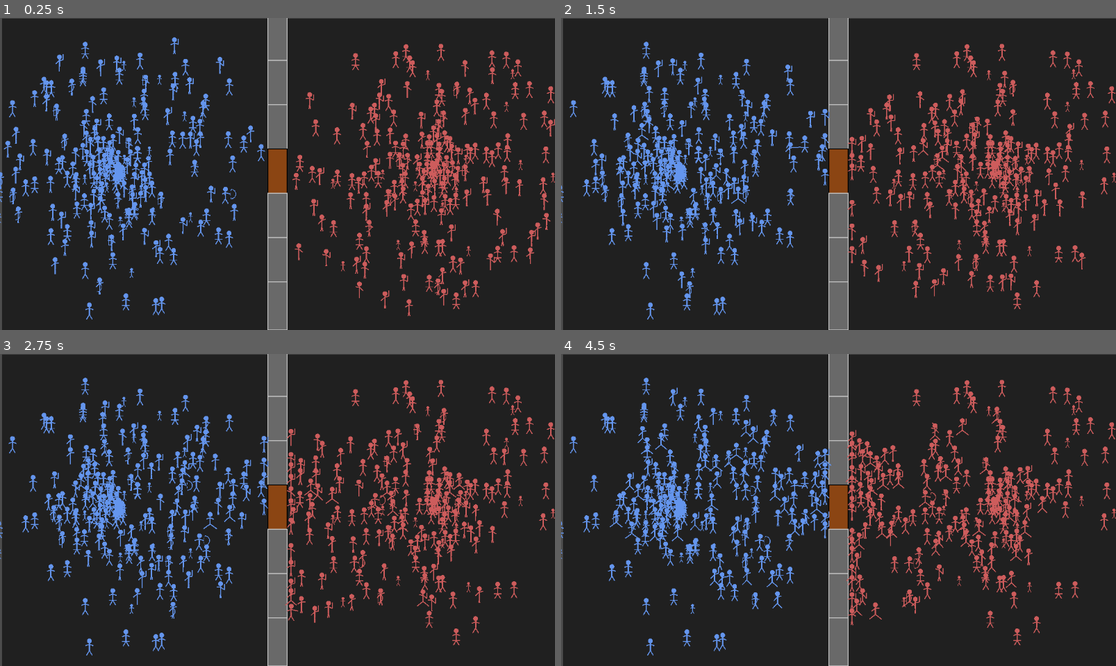
Above: before the commit, frames 1-4 (two rows, left to right).
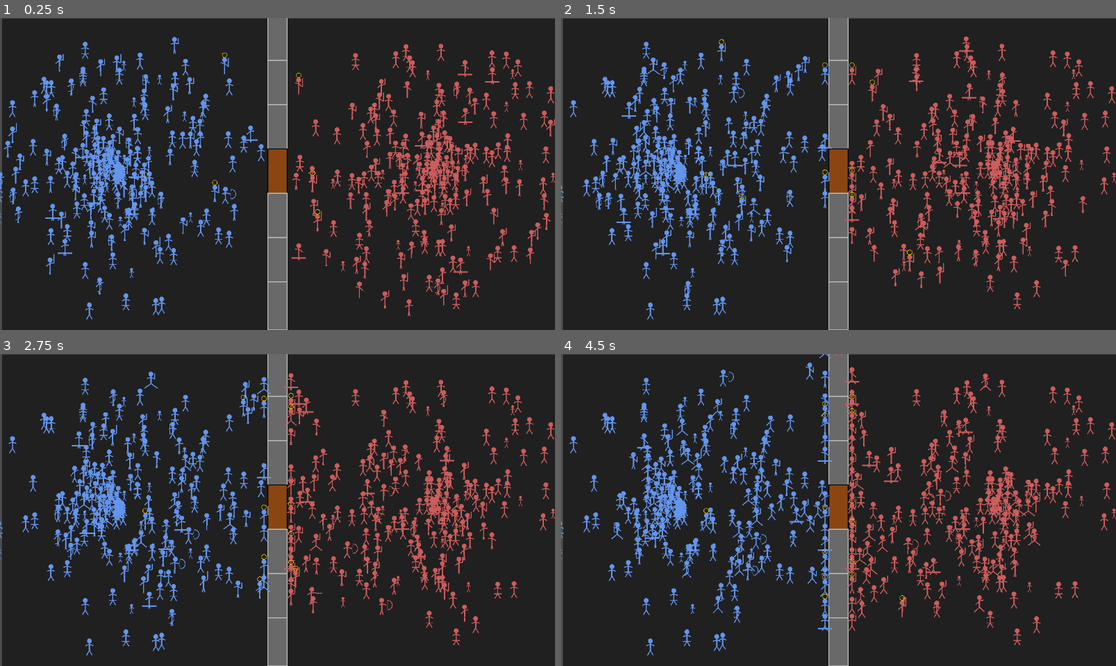
Above: after the commit, the same moments.

Repository: iss0wind-art/1st_game
Game: Godot game, scene res://scenes/Main.tscn
Same seed, same stepped clock (60 frames per second), same inputs: the game is played once before the commit and once after it.
Inputs:
- Up to frame 1 (0.25 s): no input
- Up to frame 2 (1.5 s): no input
- Up to frame 3 (2.75 s): no input
- Up to frame 4 (4.5 s): no input

The runs differ from the first frame. In frame 1, 1.0% of the frame differs, in the area x 1-91%, y 6-87%; in frame 2, 8.6%; in frame 3, 8.7%; in frame 4, 8.9%, in the area x 8-88%, y 0-89%.

Commit message:
feat: implement knight's duel system and team morale buffs/debuffs

Diff:
--- a/새-게임-프로젝트/scripts/Spawner.gd
+++ b/새-게임-프로젝트/scripts/Spawner.gd
@@ -41,8 +41,8 @@
 			else: unit.unit_class = 2 # Archer
 		elif roll < 0.4: # 10% 기병/기사/성직자
 			var elite_roll = randf()
-			if elite_roll < 0.4: unit.unit_class = 3 # Cavalry
-			elif elite_roll < 0.7: unit.unit_class = 4 # Knight
+			if elite_roll < 0.3: unit.unit_class = 3 # Cavalry
+			elif elite_roll < 0.8: unit.unit_class = 4 # Knight (비율 증가)
 			else: unit.unit_class = 5 # Priest
 		else: # 60% 시민 (남, 여, 아이, 노인)
 			unit.unit_class = 6 # Citizen
--- a/새-게임-프로젝트/scripts/Unit.gd
+++ b/새-게임-프로젝트/scripts/Unit.gd
@@ -23,10 +23,18 @@
 var aging_timer: float = 30.0
 var rage_timer: float = 0.0
 
+# 사기(Morale) 시스템
+var morale_timer: float = 0.0
+var morale_type: int = 0 # 1: Buff, -1: Debuff, 0: Normal
+
+# 일기토(Duel) 시스템
+var is_dueling: bool = false
+var duel_target: Node2D = null
+
 # 애니메이션 변수
 var walk_timer: float = 0.0
 var walk_speed: float = 10.0
-var attack_anim_progress: float = 0.0 # 0.0 to 1.0
+var attack_anim_progress: float = 0.0
 
 # 최적화
 var cached_separation: Vector2 = Vector2.ZERO
@@ -54,7 +62,7 @@
 		UnitClass.CAVALRY:
 			speed = 220.0; attack_range = 35.0; damage = 20.0; health = 150.0; attack_cooldown = 1.2
 		UnitClass.KNIGHT:
-			speed = 130.0; attack_range = 30.0; damage = 25.0; health = 200.0; attack_cooldown = 0.8
+			speed = 130.0; attack_range = 30.0; damage = 25.0; health = 220.0; attack_cooldown = 0.8
 		UnitClass.PRIEST:
 			speed = 100.0; attack_range = 150.0; damage = -10.0; health = 80.0
 		UnitClass.CITIZEN:
@@ -64,11 +72,20 @@
 			speed = 40.0; attack_range = 300.0; damage = 50.0; health = 300.0; attack_cooldown = 3.0
 
 func _draw():
+	# 상태에 따른 아우라 효과
+	if rage_timer > 0:
+		draw_circle(Vector2(0, 0), 20, Color(1, 0, 0, 0.2)) # 분노: 빨간 아우라
+	if morale_type == 1:
+		draw_circle(Vector2(0, 0), 20, Color(1, 0.8, 0, 0.3)) # 승리사기: 황금색 아우라
+	elif morale_type == -1:
+		draw_circle(Vector2(0, 0), 20, Color(0.5, 0.5, 0.5, 0.3)) # 패배사기: 회색 아우라
+	if is_dueling:
+		draw_arc(Vector2(0, -25), 5, 0, TAU, 32, Color.GOLD, 1.0) # 일기토 중: 머리 위 골든 링
+
 	# 애니메이션 값 계산
 	var leg_swing = sin(walk_timer * walk_speed) * 8.0 if velocity.length() > 5 else 0.0
 	var arm_swing = cos(walk_timer * walk_speed) * 6.0 if velocity.length() > 5 else 0.0
 
-	# 공격 애니메이션 보정
 	var attack_offset = Vector2.ZERO
 	if attack_anim_progress > 0:
 		attack_offset = Vector2(8, 0).rotated(rotation) * sin(attack_anim_progress * PI)
@@ -77,46 +94,41 @@
 	var body_top = Vector2(0, -10)
 	var body_bottom = Vector2(0, 5)
 
-	# 몸통 (공격 시 살짝 기울어짐)
 	var tilt = attack_offset.x * 0.1
 	draw_line(body_top, body_bottom + Vector2(tilt, 0), color, 2.5)
-
-	# 머리
 	draw_circle(head_pos, 5, color)
 
-	# 팔 그리기
 	var left_arm_end = Vector2(-8, -5) + Vector2(0, arm_swing)
 	var right_arm_end = Vector2(8, -5) - Vector2(0, arm_swing)
 
 	if attack_anim_progress > 0:
 		if unit_class == UnitClass.ARCHER:
-			# 활 쏘는 자세
-			left_arm_end = Vector2(10, -5) # 활 잡은 손
-			right_arm_end = Vector2(-5, -5) # 시위 당기는 손 (당겨지는 표현)
+			left_arm_end = Vector2(10, -5)
+			right_arm_end = Vector2(-5, -5)
 			right_arm_end.x -= sin(attack_anim_progress * PI) * 5
 		else:
-			# 휘두르는 자세
 			right_arm_end += attack_offset * 2.0
 
 	draw_line(Vector2(0, -8), left_arm_end, color, 2.0)
 	draw_line(Vector2(0, -8), right_arm_end, color, 2.0)
-
-	# 다리 그리기
 	draw_line(body_bottom, body_bottom + Vector2(-6 + leg_swing, 10), color, 2.0)
 	draw_line(body_bottom, body_bottom + Vector2(6 - leg_swing, 10), color, 2.0)
 
-	# 무기/특징 그리기
 	match unit_class:
 		UnitClass.ARCHER:
 			var bow_center = left_arm_end + Vector2(2, 0)
 			var bow_pull = sin(attack_anim_progress * PI) * 4
-			draw_arc(bow_center, 10, -PI/2, PI/2, 8, color, 1.5) # 활
-			# 시위
+			draw_arc(bow_center, 10, -PI/2, PI/2, 8, color, 1.5)
 			draw_line(bow_center + Vector2(0, -10), bow_center + Vector2(-bow_pull, 0), color, 0.5)
 			draw_line(bow_center + Vector2(-bow_pull, 0), bow_center + Vector2(0, 10), color, 0.5)
 		UnitClass.SWORDMAN, UnitClass.KNIGHT:
 			var sword_pos = right_arm_end
-			draw_line(sword_pos, sword_pos + Vector2(0, -12).rotated(attack_anim_progress * PI), color, 2.0) # 검
+			var sword_len = 12 if unit_class == UnitClass.SWORDMAN else 18
+			draw_line(sword_pos, sword_pos + Vector2(0, -sword_len).rotated(attack_anim_progress * PI), color, 2.0)
+		UnitClass.KNIGHT:
+			draw_rect(Rect2(-10, -20, 20, 25), color, false, 1.5)
+		UnitClass.CAVALRY:
+			draw_line(Vector2(-15, 10), Vector2(15, 10), color, 3.0)
 		UnitClass.CITIZEN:
 			if citizen_type == CitizenType.FEMALE:
 				draw_line(Vector2(-8, 5), Vector2(8, 5), color, 1.5)
@@ -126,57 +138,93 @@
 		handle_death()
 		return
 
-	# 애니메이션 타이머
-	if velocity.length() > 5:
-		walk_timer += delta
-	else:
-		walk_timer = 0
-
-	if attack_anim_progress > 0:
-		attack_anim_progress -= delta * 2.0 # 애니메이션 속도
-
-	# 성장 시스템
+	# 각종 타이머 처리
+	if velocity.length() > 5: walk_timer += delta
+	else: walk_timer = 0
+
+	if attack_anim_progress > 0: attack_anim_progress -= delta * 2.0
+	if rage_timer > 0: rage_timer -= delta
+	if morale_timer > 0:
+		morale_timer -= delta
+		if morale_timer <= 0: morale_type = 0
+
 	if unit_class == UnitClass.CITIZEN and citizen_type == CitizenType.CHILD:
 		aging_timer -= delta
-		if aging_timer <= 0:
-			grow_up()
+		if aging_timer <= 0: grow_up()
 
 	attack_timer -= delta
 	ai_update_timer -= delta
 
 	if ai_update_timer <= 0:
 		ai_update_timer = ai_update_interval
-		if target == null or not is_instance_valid(target):
+		if not is_dueling:
 			find_closest_target()
 		cached_separation = get_separation_vector()
 
-	if target:
-		var distance = global_position.distance_to(target.global_position)
-		var direction = (target.global_position - global_position).normalized()
-
-		# 분노 시 이속 증가
-		var current_speed = speed * (1.5 if rage_timer > 0 else 1.0)
-
-		# 분리 로직 적용
-		direction = (direction + cached_separation * 1.5).normalized()
+	# 일기토 중인 경우 타겟 고정
+	if is_dueling and (not is_instance_valid(duel_target) or duel_target.health <= 0):
+		is_dueling = false
+		duel_target = null
+
+	var current_target = duel_target if is_dueling else target
+
+	if current_target:
+		var distance = global_position.distance_to(current_target.global_position)
+		var direction = (current_target.global_position - global_position).normalized()
+
+		# 버프 적용된 최종 스피드
+		var final_speed = speed
+		if rage_timer > 0: final_speed *= 1.5
+		if morale_type == 1: final_speed *= 1.2
+		elif morale_type == -1: final_speed *= 0.7
+		if is_dueling: final_speed *= 1.3 # 일기토 시 돌진
+
+		# 분리 로직 적용 (일기토 중엔 살짝 약화)
+		var sep_strength = 0.5 if is_dueling else 1.5
+		direction = (direction + cached_separation * sep_strength).normalized()
 
 		if distance > attack_range:
-			velocity = direction * current_speed
+			velocity = direction * final_speed
 			move_and_slide()
 		else:
-			velocity = cached_separation * (current_speed * 0.5)
+			velocity = cached_separation * (final_speed * 0.5)
 			move_and_slide()
 			if attack_timer <= 0 and attack_range > 0:
 				perform_attack()
-				attack_timer = attack_cooldown * (0.7 if rage_timer > 0 else 1.0)
-				attack_anim_progress = 1.0 # 애니메이션 시작
-
-	queue_redraw() # 매 프레임 다시 그리기 (애니메이션을 위해)
+				attack_timer = attack_cooldown
+				if rage_timer > 0 or morale_type == 1: attack_timer *= 0.7
+				attack_anim_progress = 1.0
+
+	queue_redraw()
 
 func handle_death():
+	if is_dueling: # 일기토 중 사망 시 팀 사기 저하
+		apply_team_morale(team, -1)
+		# 승리한 기사에게 보상
+		if is_instance_valid(duel_target) and duel_target.has_method("win_duel"):
+			duel_target.win_duel()
+
 	if unit_class == UnitClass.CITIZEN and (citizen_type == CitizenType.CHILD or citizen_type == CitizenType.OLD):
 		trigger_rage_for_allies()
+
 	queue_free()
+
+func win_duel():
+	print("Knight [", name, "] WON THE DUEL!")
+	is_dueling = false
+	duel_target = null
+	apply_team_morale(team, 1) # 아군 사기 충천
+
+func apply_team_morale(t: int, type: int):
+	var group = "players" if t == 0 else "enemies"
+	var duration = 15.0 # 사기 버프 15초
+	for member in get_tree().get_nodes_in_group(group):
+		if member.has_method("apply_morale"):
+			member.apply_morale(type, duration)
+
+func apply_morale(type: int, duration: float):
+	morale_type = type
+	morale_timer = duration
 
 func trigger_rage_for_allies():
 	var group = "players" if team == 0 else "enemies"
@@ -195,15 +243,31 @@
 	queue_redraw()
 
 func perform_attack():
-	if not target or not is_instance_valid(target): return
-	var final_damage = damage * (1.5 if rage_timer > 0 else 1.0)
-	if target.has_method("take_damage"):
-		target.take_damage(final_damage)
+	var current_target = duel_target if is_dueling else target
+	if not current_target or not is_instance_valid(current_target): return
+
+	var final_damage = damage
+	if rage_timer > 0: final_damage *= 1.5
+	if morale_type == 1: final_damage *= 1.3
+	elif morale_type == -1: final_damage *= 0.8
+
+	if current_target.has_method("take_damage"):
+		current_target.take_damage(final_damage)
 
 func find_closest_target():
 	if unit_class == UnitClass.CITIZEN:
 		target = null
 		return
+
+	# 기사의 특수 로직: 적 기사를 우선 탐색 (일기토)
+	if unit_class == UnitClass.KNIGHT and not is_dueling:
+		var enemy_group = "enemies" if team == 0 else "players"
+		for enemy in get_tree().get_nodes_in_group(enemy_group):
+			if enemy.unit_class == UnitClass.KNIGHT and not enemy.is_dueling:
+				if global_position.distance_to(enemy.global_position) < 400.0:
+					start_duel(enemy)
+					return
+
 	var groups = ["enemies"] if team == 0 else ["players"]
 	var closest_dist = INF
 	var closest_target = null
@@ -213,13 +277,26 @@
 			if dist < closest_dist:
 				closest_dist = dist
 				closest_target = member
+
 	if team == 1 and closest_target == null:
 		for wall in get_tree().get_nodes_in_group("walls"):
 			var dist = global_position.distance_to(wall.global_position)
 			if dist < closest_dist:
 				closest_dist = dist
 				closest_target = wall
+
 	target = closest_target
+
+func start_duel(enemy):
+	is_dueling = true
+	duel_target = enemy
+	if enemy.has_method("accept_duel"):
+		enemy.accept_duel(self)
+	print("Knight [", name, "] started a DUEL with [", enemy.name, "]!")
+
+func accept_duel(enemy):
+	is_dueling = true
+	duel_target = enemy
 
 func take_damage(amount):
 	health -= amount
